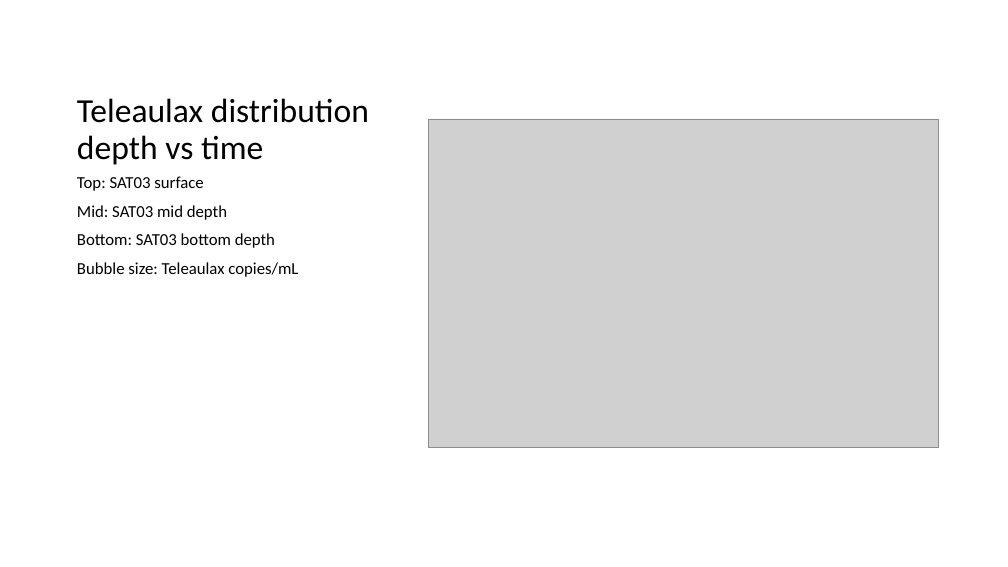
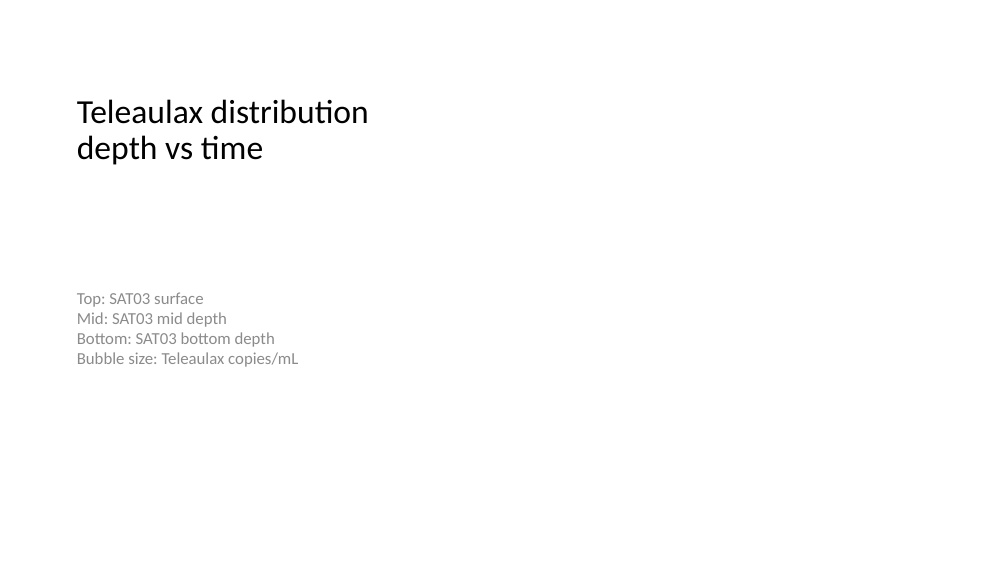
Before and after one commit to mmh1133/CMOP, a slide deck: slide 6 of pics_misc/fall2013 SAT03 data.pptx. Drawn at 1008x567 pixels with LibreOffice and Linux fonts; fonts in the diff are those of the drawing; grey boxes stand for pictures. Boxes give left, top, right and bottom in pixels: in the first picture for what was removed or moved away, otherwise in the second. Text is boxed around its words. In the diff, an @@ line names an element or a change of style, - is before the commit and + after.

```diff
--- a/pics_misc/fall2013 SAT03 data.pptx
+++ b/pics_misc/fall2013 SAT03 data.pptx
@@ picture removed at (x1=429, y1=119, x2=939, y2=447) @@
@@ text "Top: SAT03 surface" at (x1=77, y1=292, x2=298, y2=367): text colour #000000 to #8B8B8B; line spacing 0.9 to 1; less space between paragraphs; vertical alignment top to middle @@
```
Also in this commit, not shown: 4 other slides changed, 17 other files.
